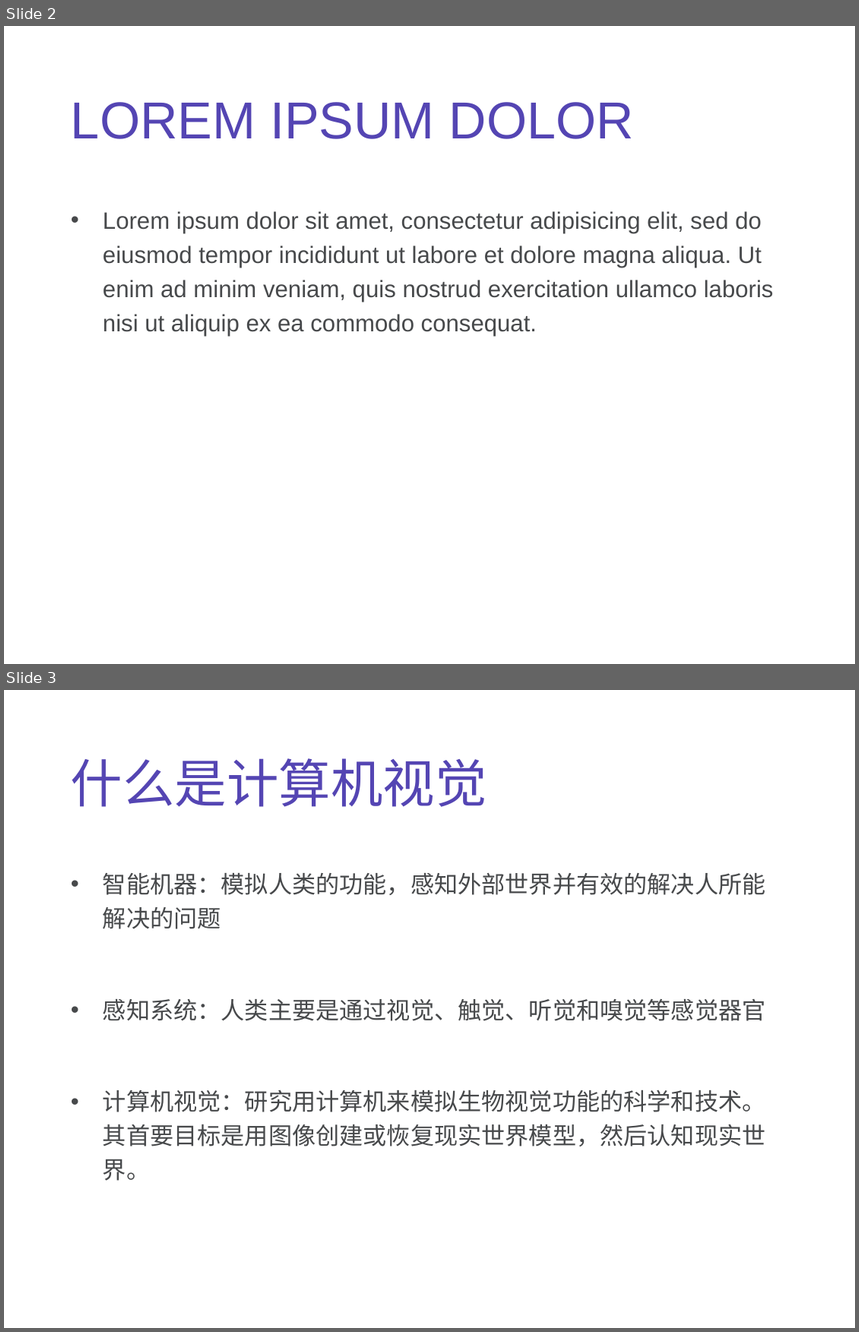
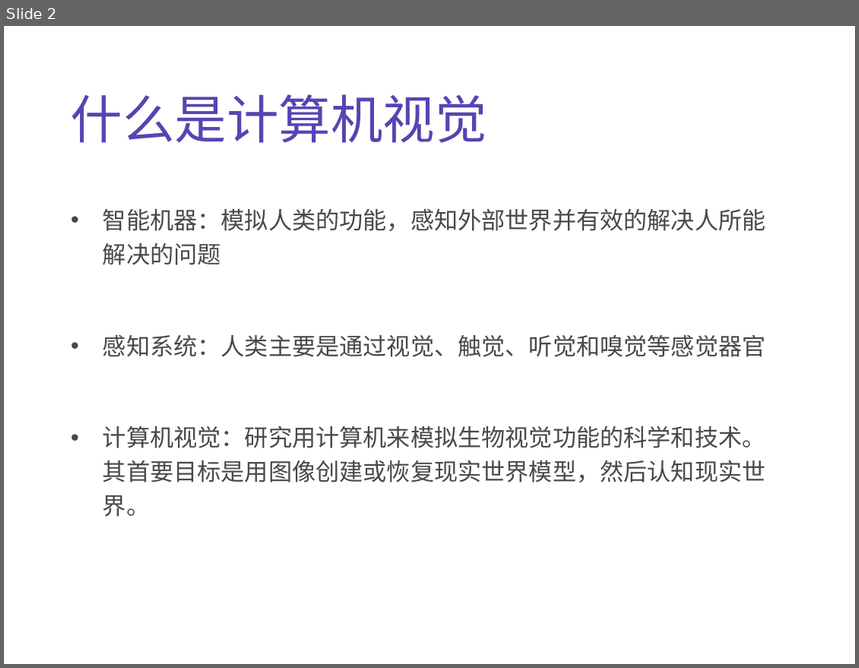
Before and after one commit to fengqiang111/evolution_plan, a slide deck: cv/1-cv概述.ppt. Shown one above the other, each under a label of ours: slides 2 and 3 before the commit, slide 2 after it. The pictures are 859x1332 and 859x668 pixels, drawn with LibreOffice and Linux fonts; fonts in the diff are those of the drawing. Boxes give left, top, right and bottom in pixels: in the first picture for what was removed or moved away, otherwise in the second. Text is boxed around its words. In the diff, an @@ line names an element or a change of style, - is before the commit and + after.

Commit message:
update ppt

```diff
--- a/cv/1-cv概述.ppt
+++ b/cv/1-cv概述.ppt
@@ slide 2 removed at <box>4,26,855,664</box>, background #FFFFFF @@
@@ text removed at <box>71,102,634,139</box> @@
-LOREM IPSUM DOLOR
@@ text removed at <box>103,211,774,336</box> @@
-• Lorem ipsum dolor sit amet, consectetur adipisicing elit, sed do eiusmod tempor incididunt ut labore et dolore magna aliqua. Ut enim ad minim veniam, quis nostrud exercitation ullamco laboris nisi ut aliquip ex ea commodo consequat.
@@ what was slide 3 is now slide 2 @@
```
Also in this commit, not shown: 1 slide added, 1 other slide removed.
